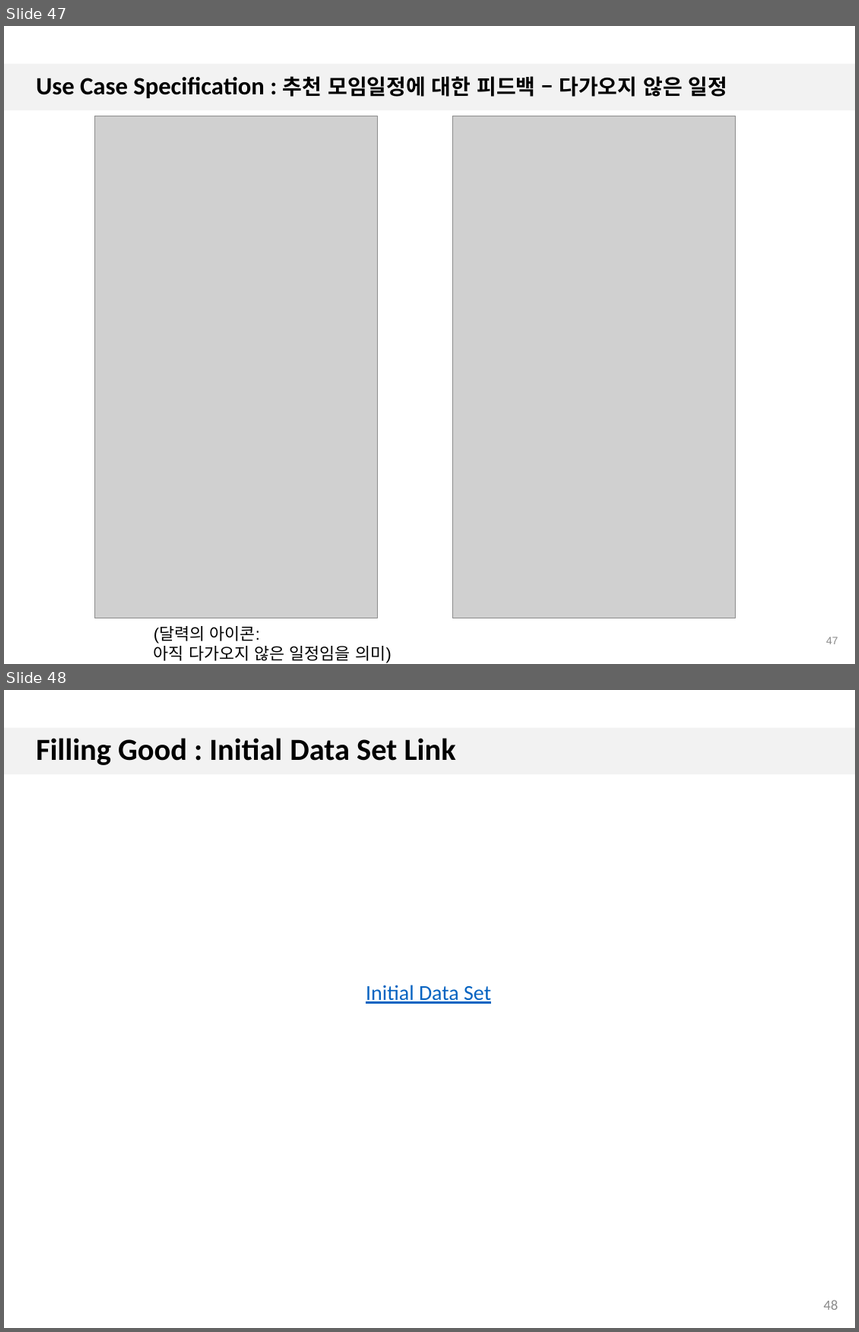
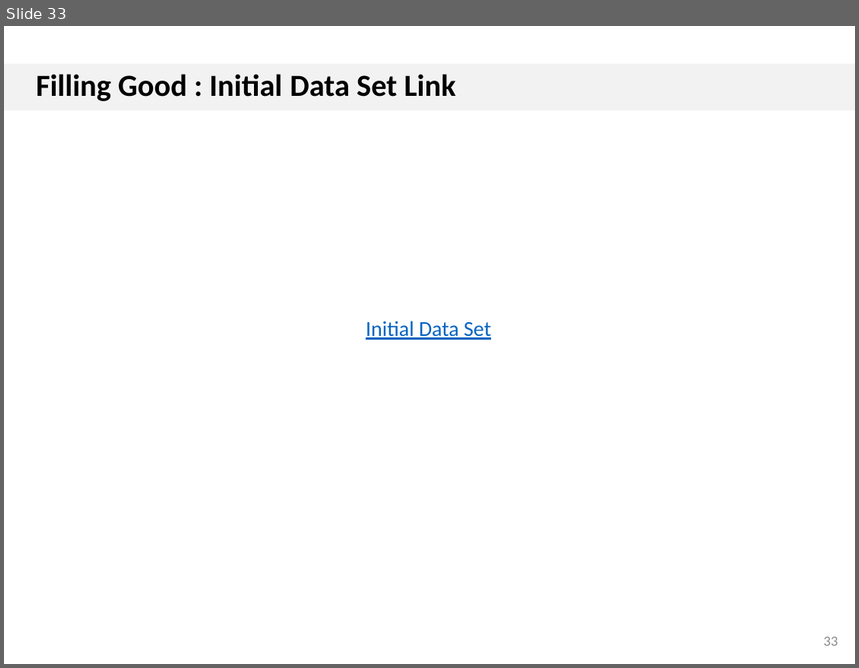
Before and after one commit to 7hong13/FillingGood, a slide deck: SRS/1.3/4팀_일정추천앱_UC_Spec_1.3.pptx. Shown one above the other, each under a label of ours: slides 47 and 48 before the commit, slide 33 after it. The pictures are 859x1332 and 859x668 pixels, drawn with LibreOffice and Linux fonts; fonts in the diff are those of the drawing; grey boxes stand for pictures; background and template pictures are left out. Boxes give left, top, right and bottom in pixels: in the first picture for what was removed or moved away, otherwise in the second. Text is boxed around its words. In the diff, an @@ line names an element or a change of style, - is before the commit and + after.

```diff
--- a/SRS/1.3/4팀_일정추천앱_UC_Spec_1.3.pptx
+++ b/SRS/1.3/4팀_일정추천앱_UC_Spec_1.3.pptx
@@ slide 47 removed at [4, 26, 855, 664], background #FFFFFF; not listed: 1 template element that a slide beside it also shows @@
@@ title removed at [36, 76, 728, 98] @@
-Use Case Specification : 추천 모임일정에 대한 피드백 – 다가오지 않은 일정
@@ picture removed at [95, 116, 378, 620] @@
@@ picture removed at [453, 116, 736, 620] @@
@@ text removed at [154, 626, 392, 664] @@
-(달력의 아이콘:
-아직 다가오지 않은 일정임을 의미)
@@ page number removed at [826, 637, 838, 645] @@
-47
@@ what was slide 48 is now slide 33 @@
@@ page number at [824, 637, 838, 646]: text changed @@
-48
+33
```
Also in this commit, not shown: 26 slides changed, 14 other slides removed.
